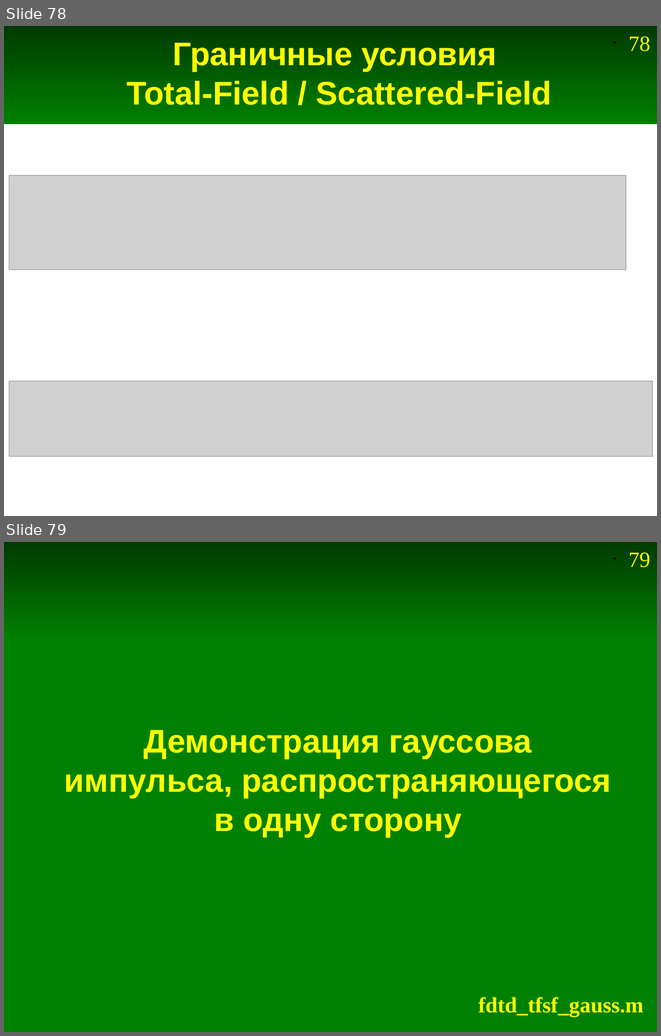
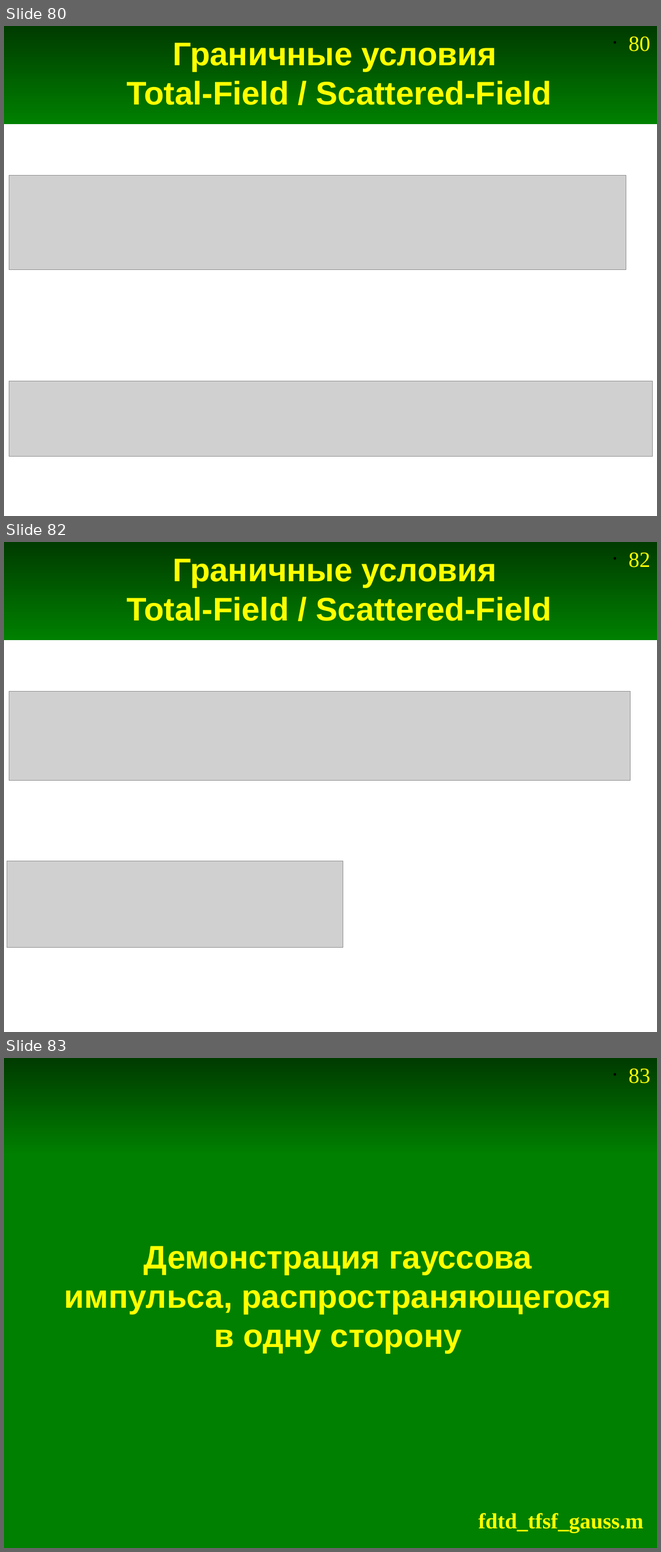
Before and after one commit to andris0147sv/modelling, a slide deck: presentations/2. FDTD.odp. Shown one above the other, each under a label of ours: slides 78 and 79 before the commit, slides 80, 82 and 83 after it; the slides between them are not shown. The pictures are 661x1036 and 661x1552 pixels, drawn with LibreOffice and Linux fonts; fonts in the diff are those of the drawing; grey boxes stand for pictures. Boxes give left, top, right and bottom in pixels: in the first picture for what was removed or moved away, otherwise in the second. Text is boxed around its words. In the diff, an @@ line names an element or a change of style, - is before the commit and + after.

```diff
--- a/presentations/2. FDTD.odp
+++ b/presentations/2. FDTD.odp
@@ slide 82 added at [4, 542, 657, 1032], background #FFFFFF; not listed: 2 template elements that a slide beside it also shows @@
@@ title added at [126, 558, 552, 621], 36 pt, text #FFFF00, bold @@
+Граничные условия
+Total-Field / Scattered-Field
@@ picture added at [9, 691, 630, 780] @@
@@ picture added at [7, 861, 343, 947] @@
@@ what was slide 78 is now slide 80 @@
@@ page number at [628, 36, 650, 51]: text changed @@
-• 78
+• 80
@@ what was slide 79 is now slide 83 @@
@@ page number at [628, 1068, 650, 1083]: text changed @@
-• 79
+• 83
```
Also in this commit, not shown: 11 slides changed, 5 other slides added, 1 slide removed, 5 other files.
